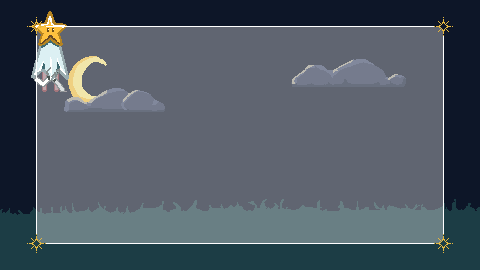
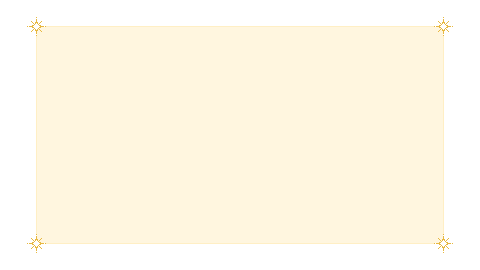
Two versions of the same layered image (480 x 270). Layer-by-layer changes:
removed layer "Paint Layer 17" over [left=0, top=128, right=480, bottom=256]
painted on "Paint Layer 16" over [left=0, top=0, right=480, bottom=270]
removed layer "1" (1st of 2) over [left=0, top=0, right=128, bottom=128]
removed layer "Paint Layer 1" (1st of 2) over [left=0, top=0, right=128, bottom=128]
"Paint Layer 15": opacity 34% → 100%, painted on it over [left=0, top=0, right=480, bottom=270]
hid "Paint Layer 13", painted on it over [left=192, top=256, right=480, bottom=270]
hid "Paint Layer 14", painted on it over [left=0, top=0, right=192, bottom=192]
hid "Paint Layer 2", painted on it over [left=0, top=0, right=480, bottom=270]